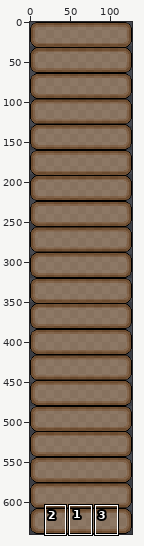
File history of a pixel-art file, img/ui2.aseprite. The picture above shows the old version from afar; the outline marks the close-up.
Close-up. Before the commit:
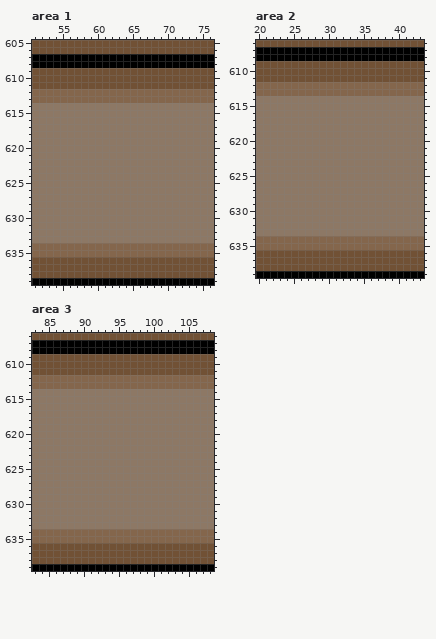
128x640 pixels, 1 frame. Shown: area 1: x 51..76, y 605..639; area 2: x 20..43, y 606..639; area 3: x 83..108, y 606..639.
The result:
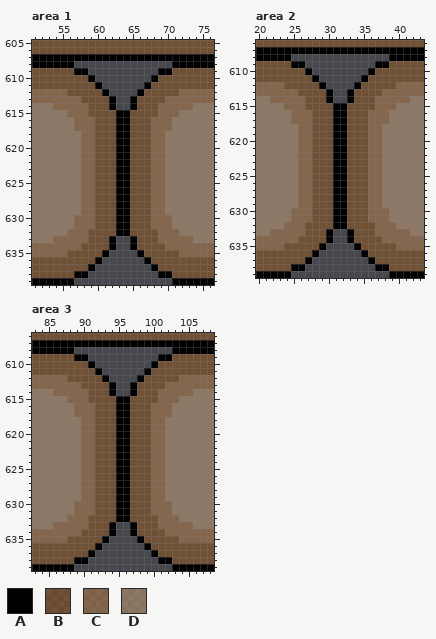
Palette (. is transparent): A #000000  B #95581f8a  C #b9804b8a  D #caa0798a
What changed:
Changed rows in their new state; - is an unchanged pixel.
Area 1:
first column x 54:
608 ---..............---
609 ---AA..........AA---
610 -----A........A-----
611 ------A......A------
612 --BBBBBA....ABBBBB--
613 ----BBBBA..ABBBB----
614 CCCCCBBBA..ABBBCCCCC
615 --CCCBBBBAABBBBCCC--
616 ---CCCBBBAABBBCCC---
617 ---CCCBBBAABBBCCC---
618 ----CCBBBAABBBCC----
619 ----CCBBBAABBBCC----
620 ----CCBBBAABBBCC----
621 ----CCBBBAABBBCC----
622 ----CCBBBAABBBCC----
623 ----CCBBBAABBBCC----
624 ----CCBBBAABBBCC----
625 ----CCBBBAABBBCC----
626 ----CCBBBAABBBCC----
627 ----CCBBBAABBBCC----
628 ----CCBBBAABBBCC----
629 ----CCBBBAABBBCC----
630 ---CCCBBBAABBBCCC---
631 ---CCCBBBAABBBCCC---
632 --CCCBBBBAABBBBCCC--
633 CCCCCBBBA..ABBBCCCCC
634 ----BBBBA..ABBBB----
635 --BBBBBA....ABBBBB--
636 ------A......A------
637 -----A........A-----
638 ---AA..........AA---
639 ---..............---
Area 2:
first column x 22:
608 ---..............---
609 ---AA..........AA---
610 -----A........A-----
611 ------A......A------
612 --BBBBBA....ABBBBB--
613 ----BBBBA..ABBBB----
614 CCCCCBBBA..ABBBCCCCC
615 --CCCBBBBAABBBBCCC--
616 ---CCCBBBAABBBCCC---
617 ---CCCBBBAABBBCCC---
618 ----CCBBBAABBBCC----
619 ----CCBBBAABBBCC----
620 ----CCBBBAABBBCC----
621 ----CCBBBAABBBCC----
622 ----CCBBBAABBBCC----
623 ----CCBBBAABBBCC----
624 ----CCBBBAABBBCC----
625 ----CCBBBAABBBCC----
626 ----CCBBBAABBBCC----
627 ----CCBBBAABBBCC----
628 ----CCBBBAABBBCC----
629 ----CCBBBAABBBCC----
630 ---CCCBBBAABBBCCC---
631 ---CCCBBBAABBBCCC---
632 --CCCBBBBAABBBBCCC--
633 CCCCCBBBA..ABBBCCCCC
634 ----BBBBA..ABBBB----
635 --BBBBBA....ABBBBB--
636 ------A......A------
637 -----A........A-----
638 ---AA..........AA---
639 ---..............---
Area 3:
first column x 86:
608 ---..............---
609 ---AA..........AA---
610 -----A........A-----
611 ------A......A------
612 --BBBBBA....ABBBBB--
613 ----BBBBA..ABBBB----
614 CCCCCBBBA..ABBBCCCCC
615 --CCCBBBBAABBBBCCC--
616 ---CCCBBBAABBBCCC---
617 ---CCCBBBAABBBCCC---
618 ----CCBBBAABBBCC----
619 ----CCBBBAABBBCC----
620 ----CCBBBAABBBCC----
621 ----CCBBBAABBBCC----
622 ----CCBBBAABBBCC----
623 ----CCBBBAABBBCC----
624 ----CCBBBAABBBCC----
625 ----CCBBBAABBBCC----
626 ----CCBBBAABBBCC----
627 ----CCBBBAABBBCC----
628 ----CCBBBAABBBCC----
629 ----CCBBBAABBBCC----
630 ---CCCBBBAABBBCCC---
631 ---CCCBBBAABBBCCC---
632 --CCCBBBBAABBBBCCC--
633 CCCCCBBBA..ABBBCCCCC
634 ----BBBBA..ABBBB----
635 --BBBBBA....ABBBBB--
636 ------A......A------
637 -----A........A-----
638 ---AA..........AA---
639 ---..............---
